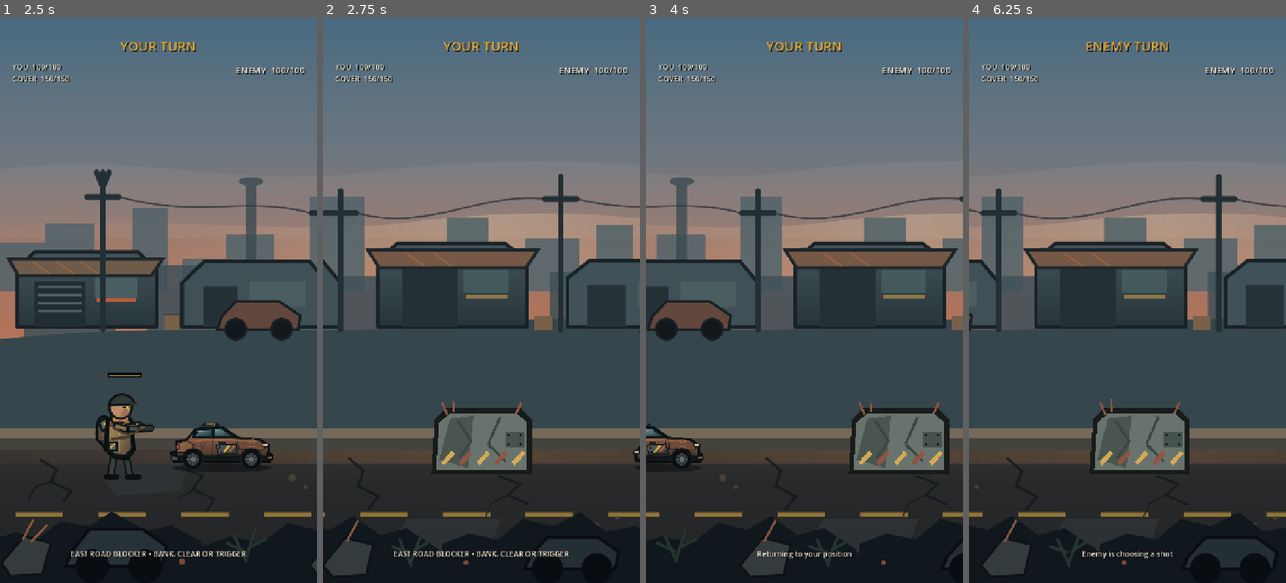
Above: before the commit, frames 1-4 (left to right).
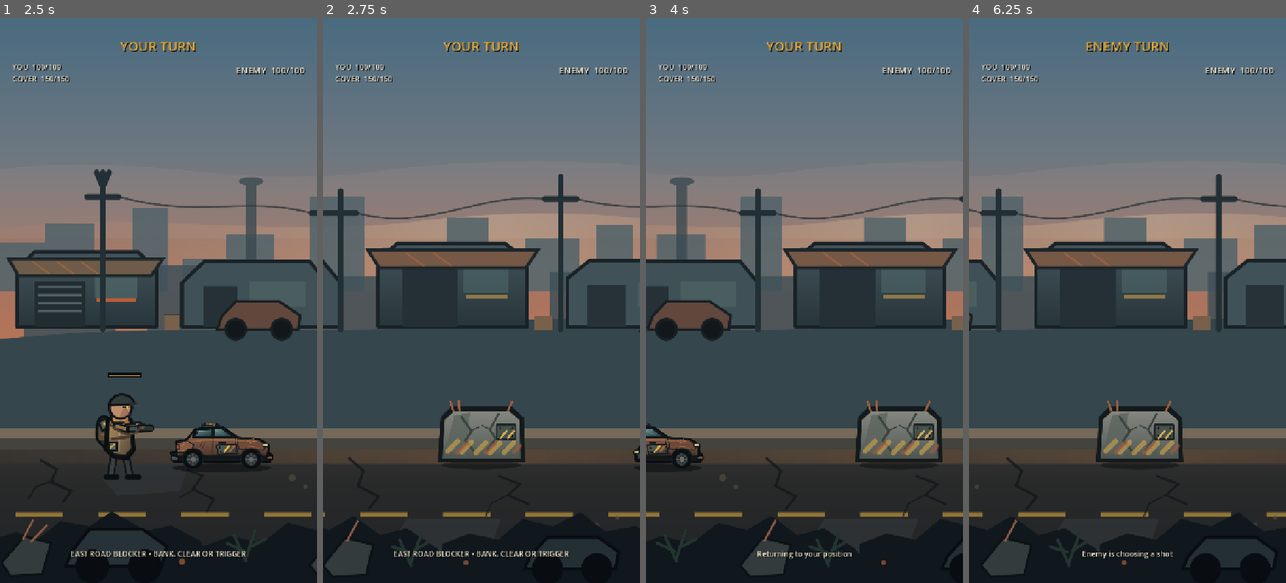
Above: after the commit, the same moments.

Repository: phantompixel-developer/FortKnocks
Game: Godot game, scene res://game/core/app.tscn
Two runs of this game, one before a commit and one after it. Both use one fixed random seed, a clock stepped at 60 frames per second and the inputs below.
Inputs (mouse positions are in pixels of both pictures, inside the frame that each line leads up to):
- Up to frame 1 (2.5 s): click "COMMAND BOARD CHOOSE THE NEXT…" at 0.5 s; click "01 ROADBLOCK TRIAL EAST ROAD …" at 1.25 s; tap Enter at 2 s; move the mouse to (228, 272) at 2.02 s; click (228, 272) at 2.17 s
- Up to frame 2 (2.75 s): no input
- Up to frame 3 (4 s): drag from (741, 328) to (788, 413) at 2.77 s; move the mouse to (836, 176) at 3.52 s; click (836, 176) at 3.67 s
- Up to frame 4 (6.25 s): drag from (1111, 413) to (1032, 215) at 4.27 s; move the mouse to (1222, 385) at 5.02 s; click (1222, 385) at 5.17 s; tap Space at 5.75 s; drag from (1032, 215) to (1079, 159) at 5.77 s

Frame 1 is identical in both runs. In frame 2, 2.3% of the frame differs, in the area x 34-66%, y 67-80%; in frame 3, 2.3%; in frame 4, 2.3%.

Commit message:
art: integrate production concrete roadblock

Diff:
--- a/game/battle/central_roadblock.gd
+++ b/game/battle/central_roadblock.gd
@@ -1,7 +1,18 @@
 class_name CentralRoadblock
 extends StaticBody2D
 
+const ProductionArtScript := preload("res://game/presentation/production_art.gd")
+const ROADBLOCK_TEXTURE_PATH := "res://assets/art/production/battle/shared/roadblock.svg"
+
+var _production_texture: Texture2D
+
 func _draw() -> void:
+	if _production_texture == null:
+		_production_texture = ProductionArtScript.texture_from_svg(ROADBLOCK_TEXTURE_PATH)
+	if _production_texture != null:
+		draw_texture_rect(_production_texture, Rect2(-120.0, -100.0, 240.0, 176.0), false)
+		return
+
 	var outline := Color("171c1b")
 	var concrete := Color("69736d")
 	var shade := Color("4b5550")
